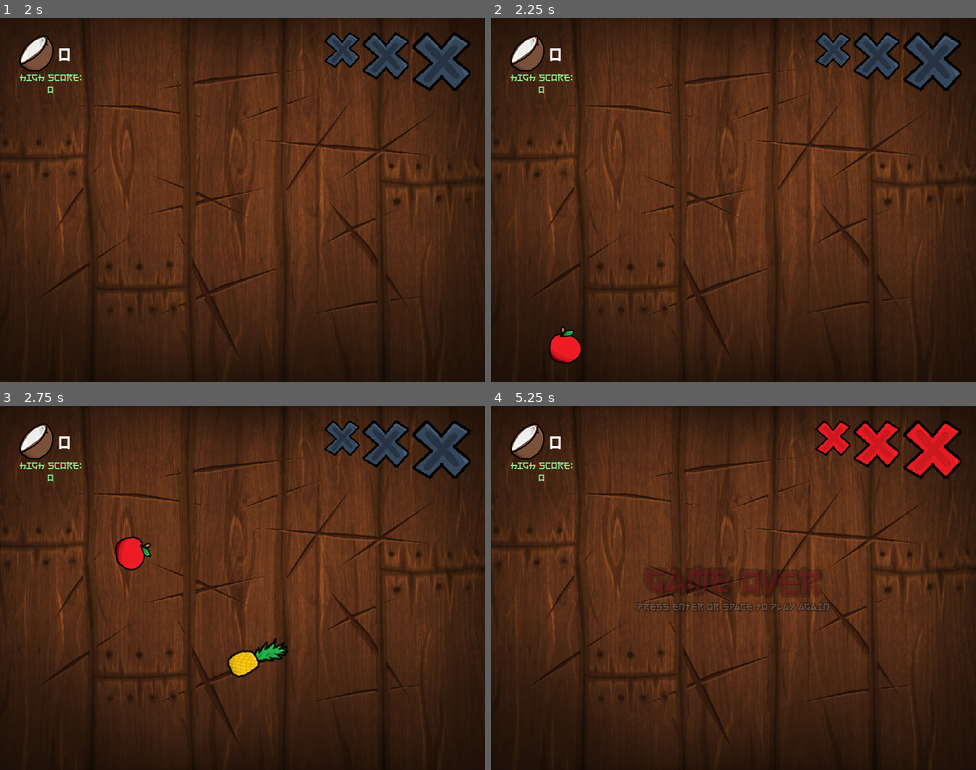
Above: before the commit, frames 1-4 (two rows, left to right).
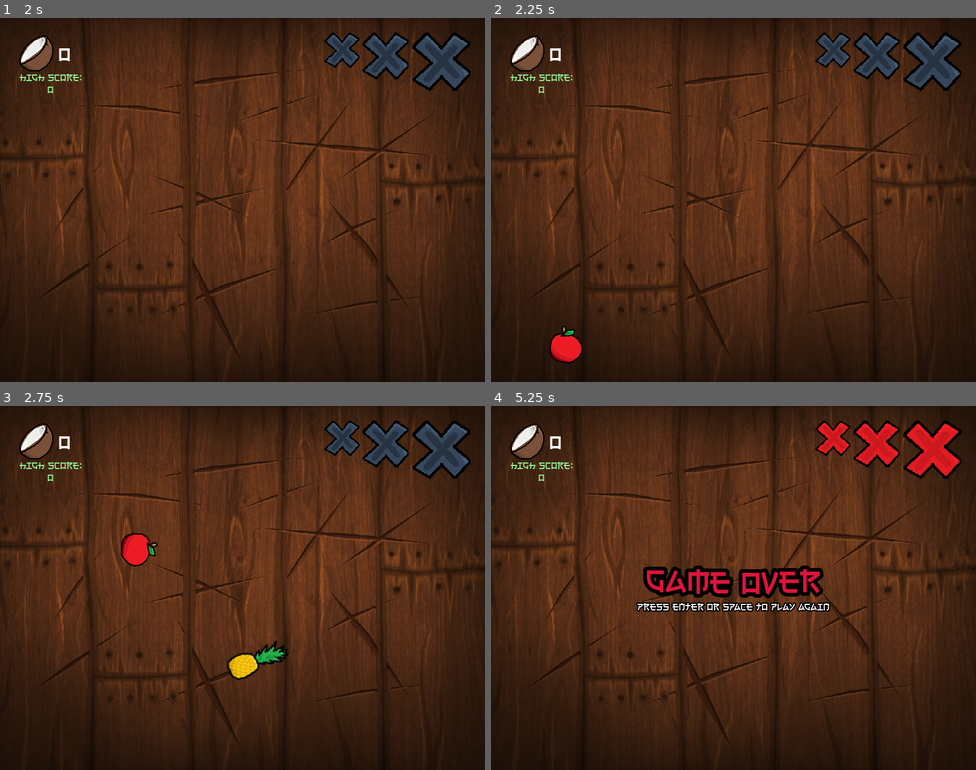
Above: after the commit, the same moments.

Repository: leafcabral/leafs-arcade
Game: Godot game, scene res://main/game_root.tscn
Two runs of this game, one before a commit and one after it. Both use one fixed random seed, a clock stepped at 60 frames per second and the inputs below.
Inputs (mouse positions are in pixels of both pictures, inside the frame that each line leads up to):
- Up to frame 1 (2 s): tap Enter (ui_accept) at 0.5, 0.77, 1.52 s; move the mouse to (349, 181) at 0.52 s; move the mouse to (145, 218) at 1.27 s
- Up to frame 2 (2.25 s): tap Enter (ui_accept) at 2 s; move the mouse to (782, 119) at 2.02 s
- Up to frame 3 (2.75 s): no input
- Up to frame 4 (5.25 s): move the mouse to (709, 660) at 2.77 s; tap Enter (ui_accept) at 3.02, 3.77, 4.52 s; move the mouse to (879, 642) at 3.52 s; move the mouse to (588, 533) at 4.27 s; move the mouse to (757, 588) at 5.02 s

Frame 1 is identical in both runs. In frame 2, 0.1% of the frame differs, in the area x 11-19%, y 84-95%; in frame 3, 0.9%; in frame 4, 3.5%, in the area x 29-70%, y 43-57%.

Commit message:
feat(fruit_ninja): add fruit that works as a button
Move freeing fruit slices to Fruit.

Separate launch function in  Fruit to 3 different functions, to be able to apply them externally.

Diff:
--- a/4-fruit-ninja/entities/fruit/fruit.gd
+++ b/4-fruit-ninja/entities/fruit/fruit.gd
@@ -56,8 +56,16 @@
 
 
 func launch() -> void:
+	apply_random_spin()
+	apply_random_x_velocity()
+	apply_random_y_velocity()
+
+
+func apply_random_spin() -> void:
 	angular_velocity = randf_range(PI / 2, PI)
 
+
+func apply_random_x_velocity() -> void:
 	var half_sprite_size: Vector2 = $Sprite2D.get_rect().size / 2
 	var x_position_ratio := remap(
 		global_position.x,
@@ -72,6 +80,9 @@
 		if abs(x_position_ratio) >= 0.2 else
 		[-1, 1].pick_random() * randf_range(x_move_half_screen, x_move_half_screen * 1.1)
 	)
+
+
+func apply_random_y_velocity() -> void:
 	linear_velocity.y = -viewport_size.y * randf_range(1.5, 1.8)
 
 
@@ -99,7 +110,10 @@
 
 
 func _on_visible_on_screen_notifier_2d_screen_exited() -> void:
-	exited_screen.emit(self)
+	if type == Type.NORMAL_SLICE:
+		queue_free()
+	else:
+		exited_screen.emit(self)
 
 
 func _on_area_2d_area_entered(area: Area2D) -> void:
--- a/4-fruit-ninja/entities/fruit/fruit_manager.gd
+++ b/4-fruit-ninja/entities/fruit/fruit_manager.gd
@@ -62,9 +62,6 @@
 
 func erase_fruit(fruit: Fruit) -> void:
 	fruit.queue_free()
-	if fruit.type == Fruit.Type.NORMAL_SLICE:
-		return
-
 	fruits_spawned.erase(fruit)
 
 	if fruits_spawned.is_empty() and fruits_to_spawn.is_empty():
--- /dev/null
+++ b/4-fruit-ninja/main/hud/fruit_button.gd
@@ -0,0 +1,57 @@
+class_name FruitButton
+extends Button
+
+
+signal pressed_and_animated
+
+enum Type {
+	CONFIRM,
+	BACK
+}
+
+@export var type := Type.CONFIRM
+@export var should_spin := true
+
+var fruit: Fruit
+var _original_velocity: Vector2
+
+
+func _ready() -> void:
+	if type == Type.CONFIRM:
+		fruit = Fruit.create_random_normal()
+	else:
+		fruit = Fruit.create_bomb()
+	if should_spin:
+		fruit.apply_random_spin()
+	fruit.gravity_scale = 0
+
+	fruit.connect("sliced", _on_fruit_sliced)
+	add_child(fruit)
+
+	fruit.position += fruit.sprite.get_size() / 2
+	_original_velocity = fruit.linear_velocity
+	fruit.linear_velocity = Vector2.ZERO
+
+	size = fruit.sprite.get_size()
+
+
+func _on_fruit_sliced(_fruit: Fruit) -> void:
+	handle_interaction()
+
+
+func _on_pressed() -> void:
+	handle_interaction()
+
+
+func handle_interaction() -> void:
+	if fruit.type == Fruit.Type.NORMAL:
+		fruit.linear_velocity.x = _original_velocity.x
+		fruit.gravity_scale = 1
+		for i in fruit.create_slices():
+			call_deferred("add_child", i)
+
+		fruit.queue_free()
+	elif fruit.type == Fruit.Type.BOMB:
+		fruit.connect("exploded", func(bomb: Fruit): bomb.queue_free())
+		fruit.explode()
+	pressed_and_animated.emit()
--- /dev/null
+++ b/4-fruit-ninja/main/hud/fruit_button.tscn
@@ -0,0 +1,15 @@
+[gd_scene load_steps=3 format=3 uid="uid://dhg5e2fmjei63"]
+
+[ext_resource type="Script" uid="uid://clkfbkwaywvjk" path="res://main/hud/fruit_button.gd" id="1_2bukb"]
+
+[sub_resource type="StyleBoxEmpty" id="StyleBoxEmpty_2bukb"]
+
+[node name="FruitButton" type="Button"]
+offset_right = 64.0
+offset_bottom = 64.0
+theme_override_styles/focus = SubResource("StyleBoxEmpty_2bukb")
+flat = true
+script = ExtResource("1_2bukb")
+metadata/_edit_group_ = true
+
+[connection signal="pressed" from="." to="." method="_on_pressed"]
Not shown, added: 4-fruit-ninja/main/hud/fruit_button.gd.uid
